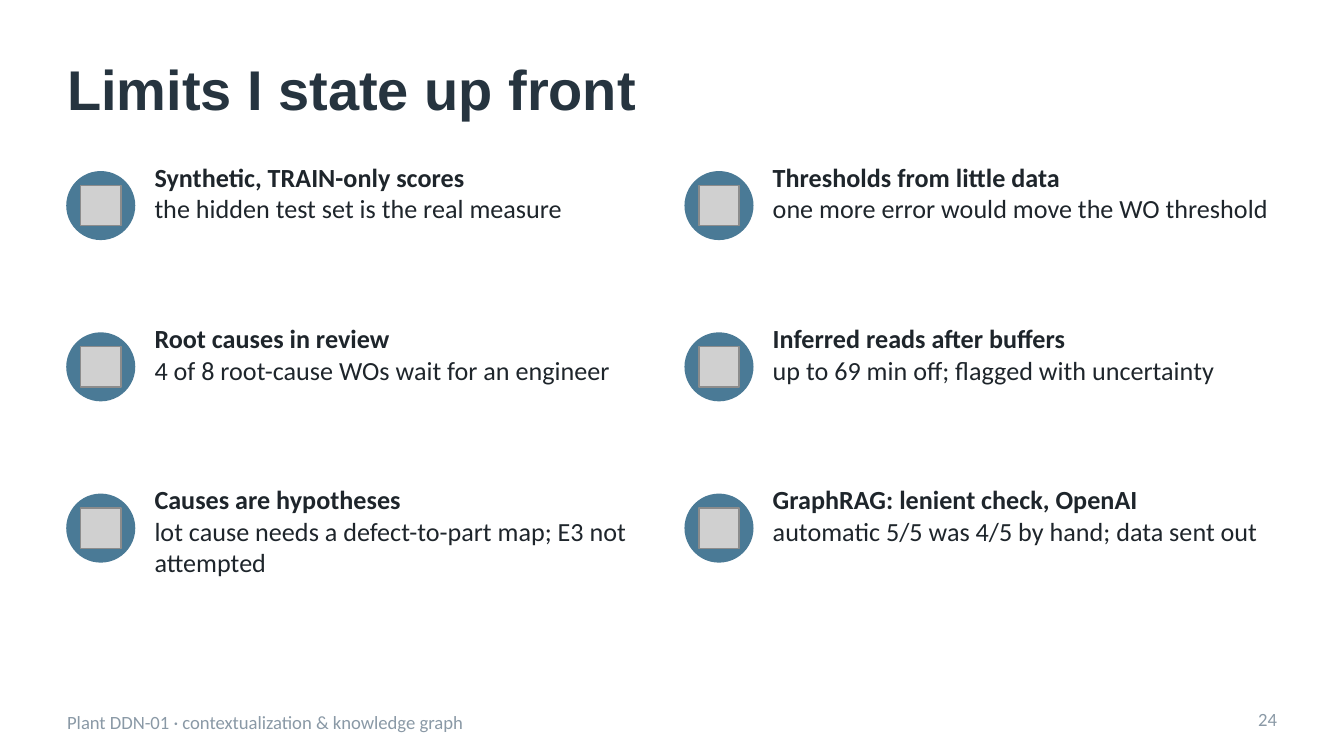
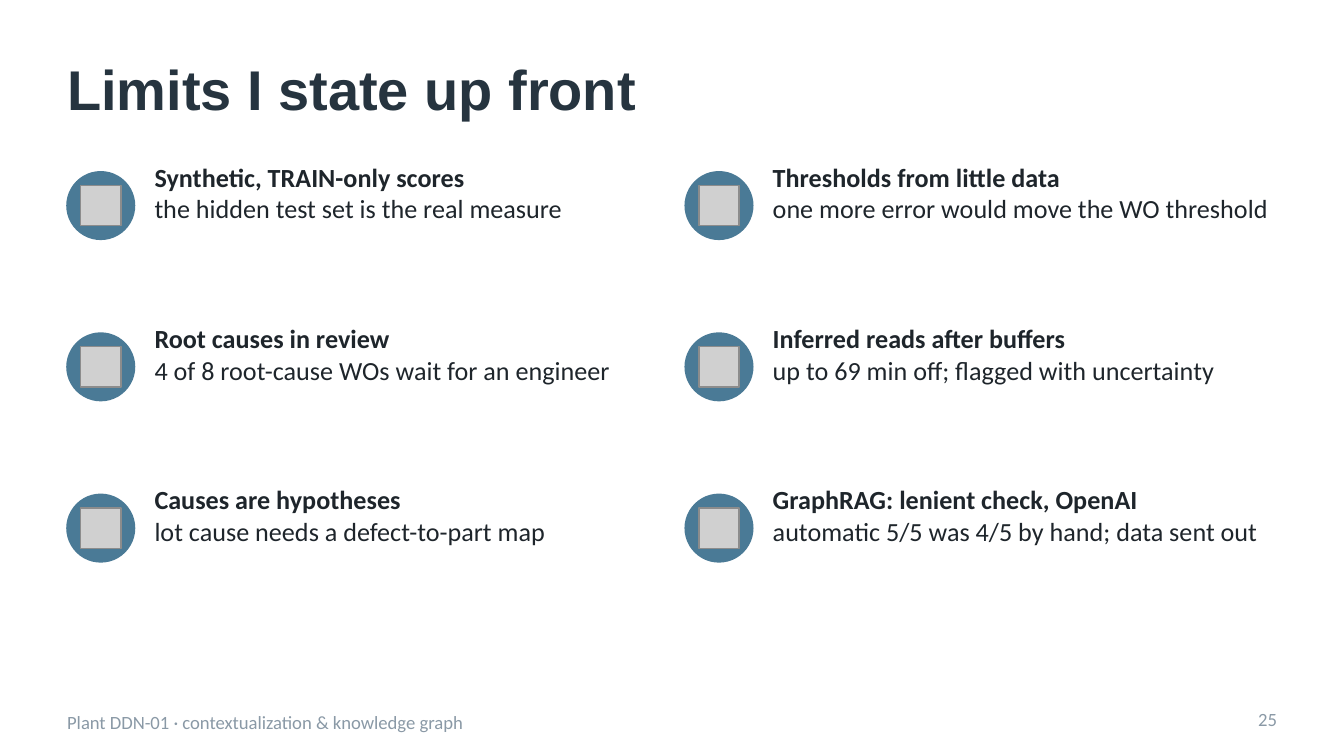
Before and after one commit to akashnegetive/Industrial-AI-Automobile-Manufacturing-Plant, a slide deck: slide 25 of slides/DDN01_interview.pptx (slide 24 before the commit). Drawn at 1344x756 pixels with LibreOffice and Linux fonts; fonts in the diff are those of the drawing; grey boxes stand for pictures. Boxes give left, top, right and bottom in pixels: in the first picture for what was removed or moved away, otherwise in the second. Text is boxed around its words. In the diff, an @@ line names an element or a change of style, - is before the commit and + after.

```diff
--- a/slides/DDN01_interview.pptx
+++ b/slides/DDN01_interview.pptx
@@ text at <box>155,523,545,546</box>: text changed @@
-lot cause needs a defect-to-part map; E3 not attempted
+lot cause needs a defect-to-part map
@@ page number at <box>1258,714,1277,726</box>: text changed @@
-24
+25
```
Also in this commit, not shown: 4 other slides changed, 1 slide added, 22 other files.
